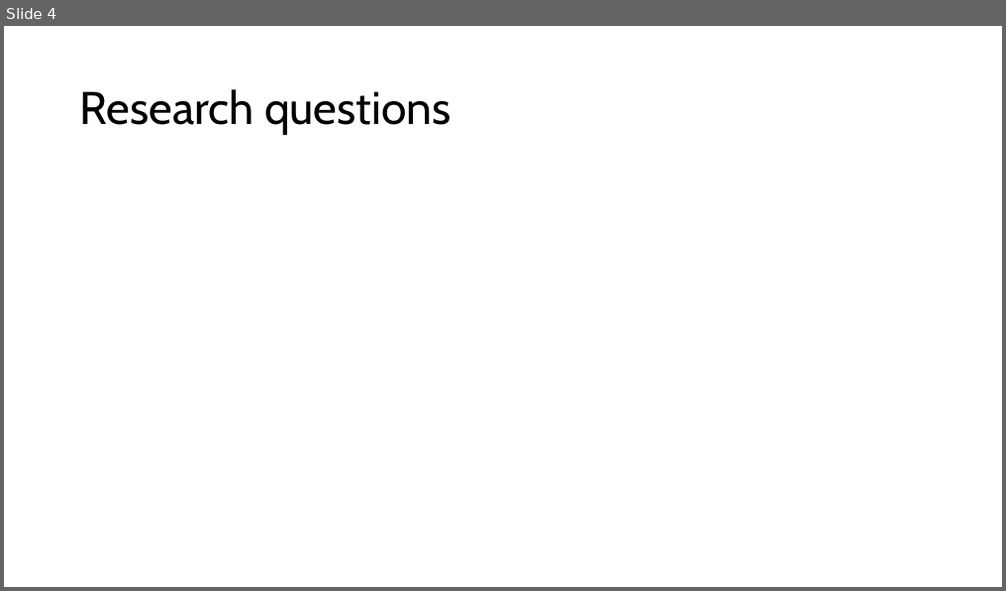
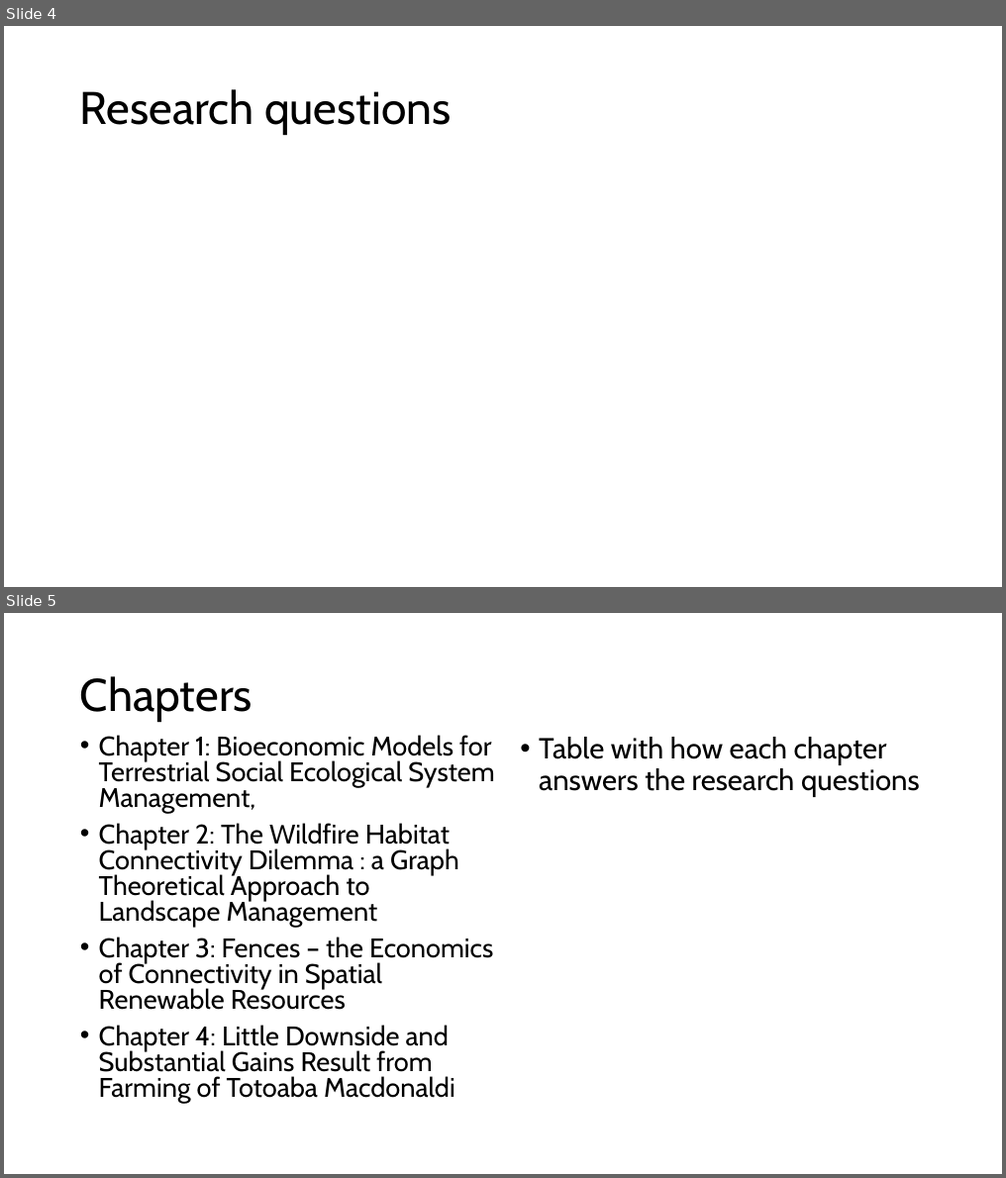
Before and after one commit to sim-jean/PhDissertation, a slide deck: PhDefense_SJ.pptx. Shown one above the other, each under a label of ours: slide 4 before the commit, slides 4 and 5 after it. The pictures are 1006x591 and 1006x1178 pixels, drawn with LibreOffice and Linux fonts; fonts in the diff are those of the drawing. Boxes give left, top, right and bottom in pixels: in the first picture for what was removed or moved away, otherwise in the second. Text is boxed around its words. In the diff, an @@ line names an element or a change of style, - is before the commit and + after.

```diff
--- a/PhDefense_SJ.pptx
+++ b/PhDefense_SJ.pptx
@@ slide 5 added at (4,613,1002,1174), background #FFFFFF @@
@@ title added at (80,676,252,722), 44 pt, text #000000 @@
+Chapters
@@ text added at (99,735,494,1103), 25.9 pt, text #000000 @@
+• Chapter 1: Bioeconomic Models for Terrestrial Social Ecological System Management,
+• Chapter 2: The Wildfire Habitat Connectivity Dilemma : a Graph Theoretical Approach to Landscape Management
+• Chapter 3: Fences – the Economics of Connectivity in Spatial Renewable Resources
+• Chapter 4: Little Downside and Substantial Gains Result from Farming of Totoaba Macdonaldi
@@ text added at (539,737,920,797), 28 pt, text #000000 @@
+• Table with how each chapter answers the research questions
```
Also in this commit, not shown: 1 slide changed, 1 other slide added, 1 slide removed.
